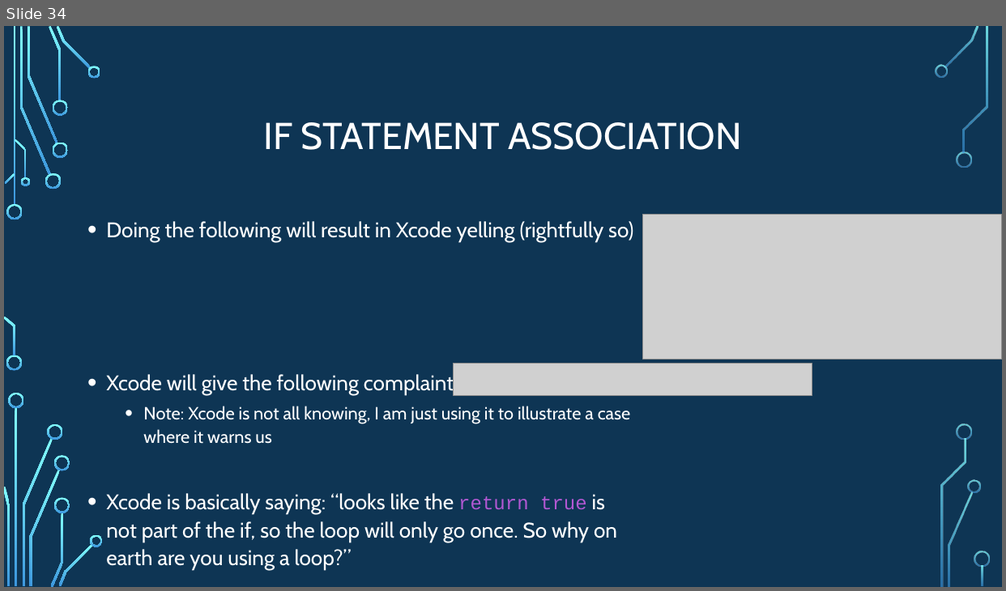
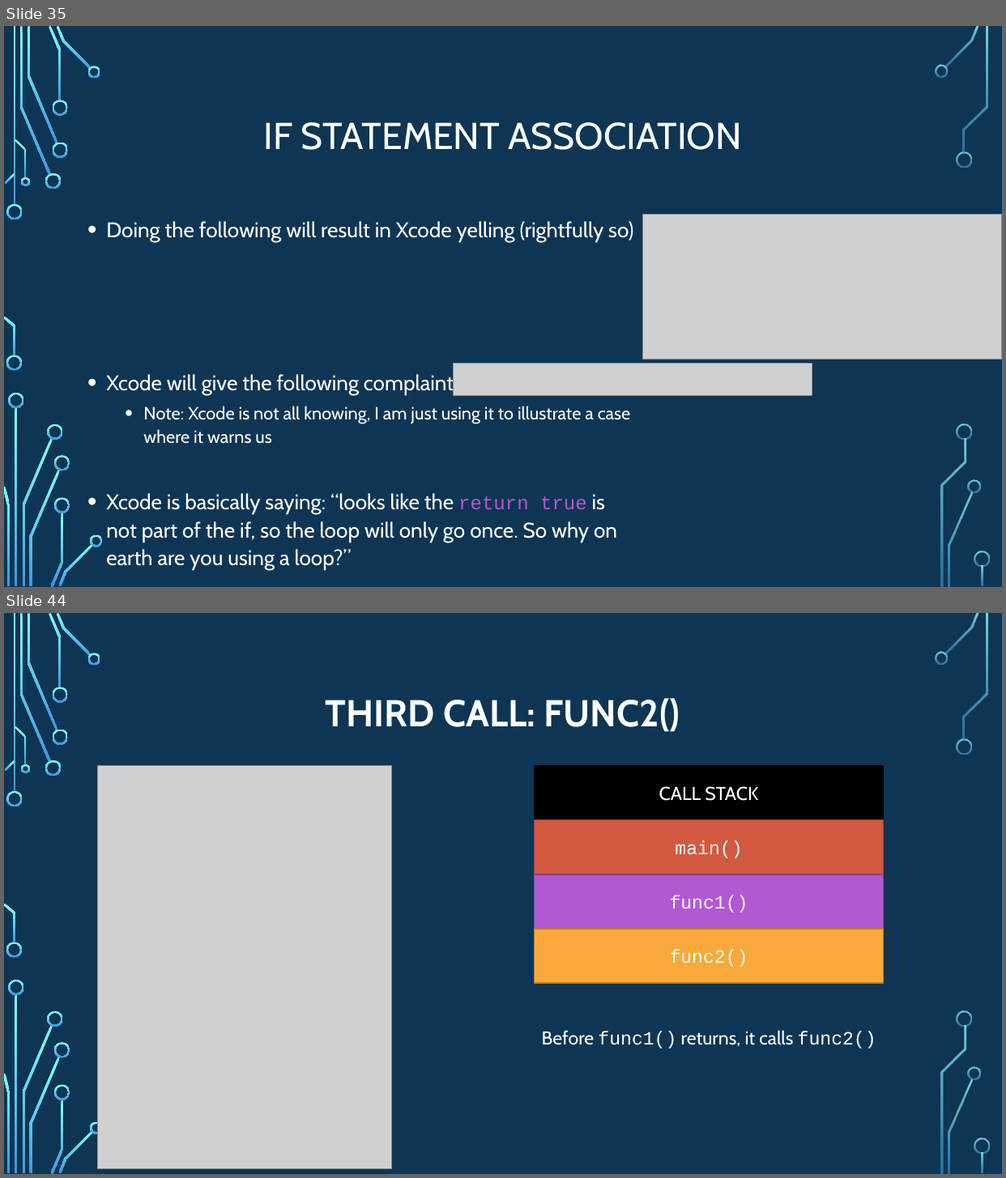
Before and after one commit to psypdt/ZIS_C-_Summer_Course_2019, a slide deck: Day_4/Day_4.pptx. Shown one above the other, each under a label of ours: slide 34 before the commit, slides 35 and 44 after it; the slides between them are not shown. The pictures are 1006x591 and 1006x1178 pixels, drawn with LibreOffice and Linux fonts; fonts in the diff are those of the drawing; grey boxes stand for pictures; background and template pictures are left out. Boxes give left, top, right and bottom in pixels: in the first picture for what was removed or moved away, otherwise in the second. Text is boxed around its words. In the diff, an @@ line names an element or a change of style, - is before the commit and + after.

```diff
--- a/Day_4/Day_4.pptx
+++ b/Day_4/Day_4.pptx
@@ slide 44 added at (4,613,1002,1174), background picture (left out); not listed: 36 template elements that a slide beside it also shows @@
@@ title added at (326,698,680,732), 36 pt, text #FFFFFF, bold @@
+THIRD CALL: FUNC2()
@@ picture added at (98,766,392,1169) @@
@@ rectangle added at (534,766,883,820), fill #000000, outline #000000 1.25 pt, 18 pt, text #FFFFFF @@
+CALL STACK
@@ rectangle added at (534,820,883,875), fill #D35940, outline #9C422F 1.25 pt, 18 pt, text #FFFFFF @@
+main()
@@ rectangle added at (534,875,883,929), fill #B258D3, outline #84419C 1.25 pt, 18 pt, text #FFFFFF @@
+func1()
@@ rectangle added at (534,929,883,983), fill #FAA93A, outline #B97D2B 1.25 pt, 18 pt, text #FFFFFF @@
+func2()
@@ text added at (542,1030,876,1049), 18 pt, text #FFFFFF @@
+Before func1() returns, it calls func2()
@@ what was slide 34 is now slide 35 @@
```
Also in this commit, not shown: 1 slide changed, 13 other slides added.
